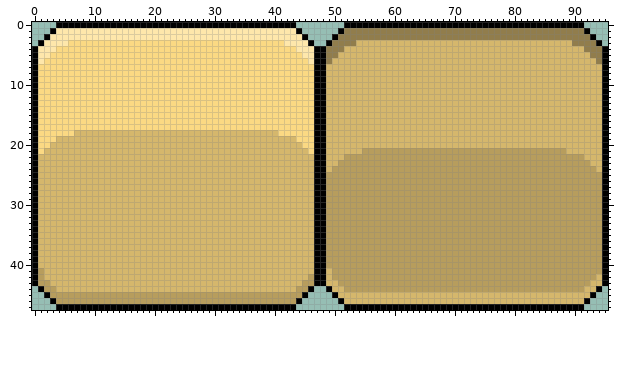
Sprite sheet: app/src/main/res/drawable/buttonblock.png. Above is the file before it was changed.
The file is 96x48 pixels.
And afterwards:
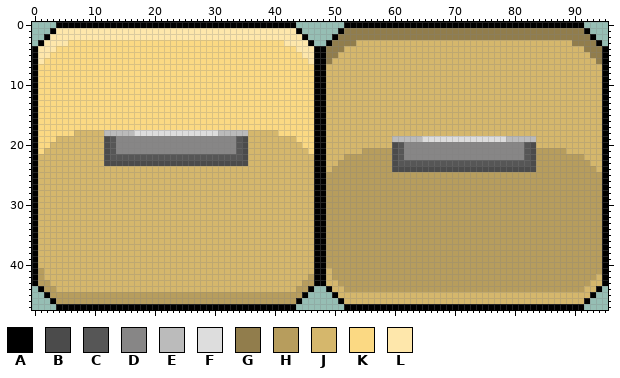
Palette (. is transparent): A #000000  B #4b4b4b  C #565656  D #878686  E #bbbbbb  F #dddddd  G #917d4c  H #b79d5d  J #d5b76c  K #fbd983  L #fee7ab
Change:
@@ x 0..95 @@
 17 AKKKKKKKKKKKKKKKKKKKKKKKKKKKKKKKKKKKKKKKKKKKKKKAAJJJJJJJJJJJJJJJJJJJJJJJJJJJJJJJJJJJJJJJJJJJJJJA
-18 AKKKKKKJJJJJJJJJJJJJJJJJJJJJJJJJJJJJJJJJJKKKKKKAAJJJJJJJJJJJJJJJJJJJJJJJJJJJJJJJJJJJJJJJJJJJJJJA
-19 AKKKJJJJJJJJJJJJJJJJJJJJJJJJJJJJJJJJJJJJJJJJKKKAAJJJJJJJJJJJJJJJJJJJJJJJJJJJJJJJJJJJJJJJJJJJJJJA
-20 AKKJJJJJJJJJJJJJJJJJJJJJJJJJJJJJJJJJJJJJJJJJJKKAAJJJJJJJJJJJJJJJJJJJJJJJJJJJJJJJJJJJJJJJJJJJJJJA
-21 AKJJJJJJJJJJJJJJJJJJJJJJJJJJJJJJJJJJJJJJJJJJJJKAAJJJJJJHHHHHHHHHHHHHHHHHHHHHHHHHHHHHHHHHHJJJJJJA
-22 AJJJJJJJJJJJJJJJJJJJJJJJJJJJJJJJJJJJJJJJJJJJJJJAAJJJHHHHHHHHHHHHHHHHHHHHHHHHHHHHHHHHHHHHHHHHJJJA
-23 AJJJJJJJJJJJJJJJJJJJJJJJJJJJJJJJJJJJJJJJJJJJJJJAAJJHHHHHHHHHHHHHHHHHHHHHHHHHHHHHHHHHHHHHHHHHHJJA
-24 AJJJJJJJJJJJJJJJJJJJJJJJJJJJJJJJJJJJJJJJJJJJJJJAAJHHHHHHHHHHHHHHHHHHHHHHHHHHHHHHHHHHHHHHHHHHHHJA
+18 AKKKKKKJJJJJEEEEEFFFFFFFFFFFFFFEEEEEJJJJJKKKKKKAAJJJJJJJJJJJJJJJJJJJJJJJJJJJJJJJJJJJJJJJJJJJJJJA
+19 AKKKJJJJJJJJBCDDDDDDDDDDDDDDDDDDDDCBJJJJJJJJKKKAAJJJJJJJJJJJEEEEEFFFFFFFFFFFFFFEEEEEJJJJJJJJJJJA
+20 AKKJJJJJJJJJBCDDDDDDDDDDDDDDDDDDDDCBJJJJJJJJJKKAAJJJJJJJJJJJBCDDDDDDDDDDDDDDDDDDDDCBJJJJJJJJJJJA
+21 AKJJJJJJJJJJBCDDDDDDDDDDDDDDDDDDDDCBJJJJJJJJJJKAAJJJJJJHHHHHBCDDDDDDDDDDDDDDDDDDDDCBHHHHHJJJJJJA
+22 AJJJJJJJJJJJBCCCCCCCCCCCCCCCCCCCCCCBJJJJJJJJJJJAAJJJHHHHHHHHBCDDDDDDDDDDDDDDDDDDDDCBHHHHHHHHJJJA
+23 AJJJJJJJJJJJBBBBBBBBBBBBBBBBBBBBBBBBJJJJJJJJJJJAAJJHHHHHHHHHBCCCCCCCCCCCCCCCCCCCCCCBHHHHHHHHHJJA
+24 AJJJJJJJJJJJJJJJJJJJJJJJJJJJJJJJJJJJJJJJJJJJJJJAAJHHHHHHHHHHBBBBBBBBBBBBBBBBBBBBBBBBHHHHHHHHHHJA
 25 AJJJJJJJJJJJJJJJJJJJJJJJJJJJJJJJJJJJJJJJJJJJJJJAAHHHHHHHHHHHHHHHHHHHHHHHHHHHHHHHHHHHHHHHHHHHHHHA
